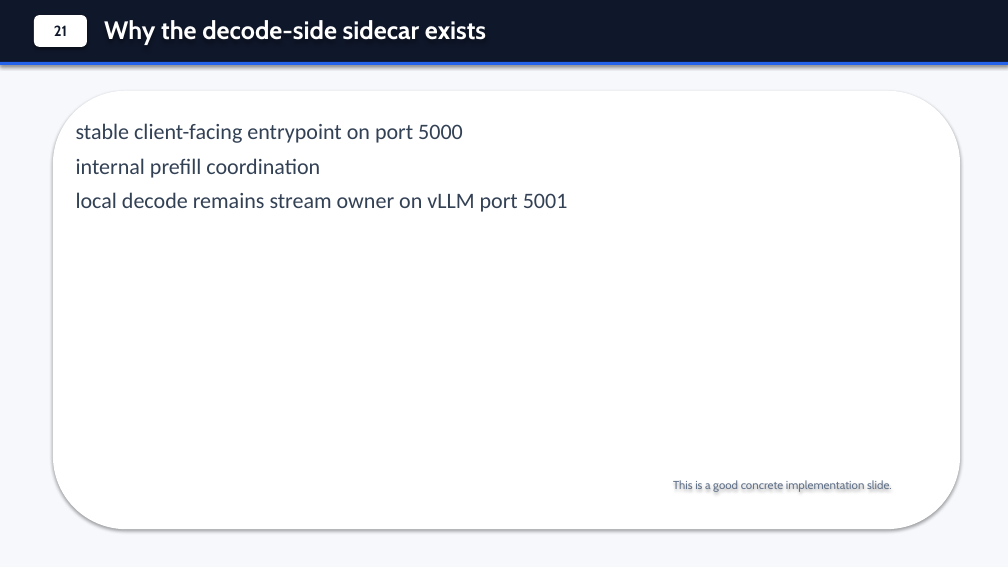
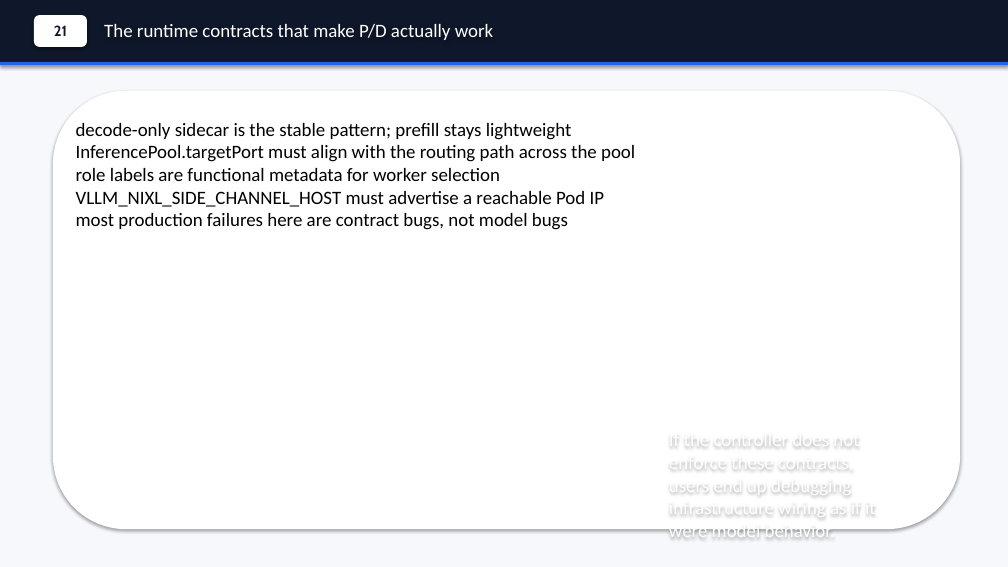
Before and after one commit to andyzhangx/demo, a slide deck: slide 22 of llm/kubecon-na-2026-pd-disaggregation.pptx. Drawn at 1008x567 pixels with LibreOffice and Linux fonts; fonts in the diff are those of the drawing. Boxes give left, top, right and bottom in pixels: in the first picture for what was removed or moved away, otherwise in the second. Text is boxed around its words. In the diff, an @@ line names an element or a change of style, - is before the commit and + after.

```diff
--- a/llm/kubecon-na-2026-pd-disaggregation.pptx
+++ b/llm/kubecon-na-2026-pd-disaggregation.pptx
@@ text at [104, 24, 493, 40]: text changed; size 24 to 18 pt; font Cabin to Calibri; bold off @@
-Why the decode-side sidecar exists
+The runtime contracts that make P/D actually work
@@ text at [76, 123, 635, 230]: text changed; size 21 to 18 pt; text colour #334155 to #000000 @@
-stable client-facing entrypoint on port 5000
-internal prefill coordination
-local decode remains stream owner on vLLM port 5001
+decode-only sidecar is the stable pattern; prefill stays lightweight
+InferencePool.targetPort must align with the routing path across the pool
+role labels are functional metadata for worker selection
+VLLM_NIXL_SIDE_CHANNEL_HOST must advertise a reachable Pod IP
+most production failures here are contract bugs, not model bugs
@@ text at [669, 429, 876, 534]: text changed; size 11 to 18 pt; font Cabin to Calibri; text colour #64748B to #FFFFFF @@
-This is a good concrete implementation slide.
+If the controller does not enforce these contracts, users end up debugging infrastructure wiring as if it were model behavior.
```
Also in this commit, not shown: 5 other slides changed.
